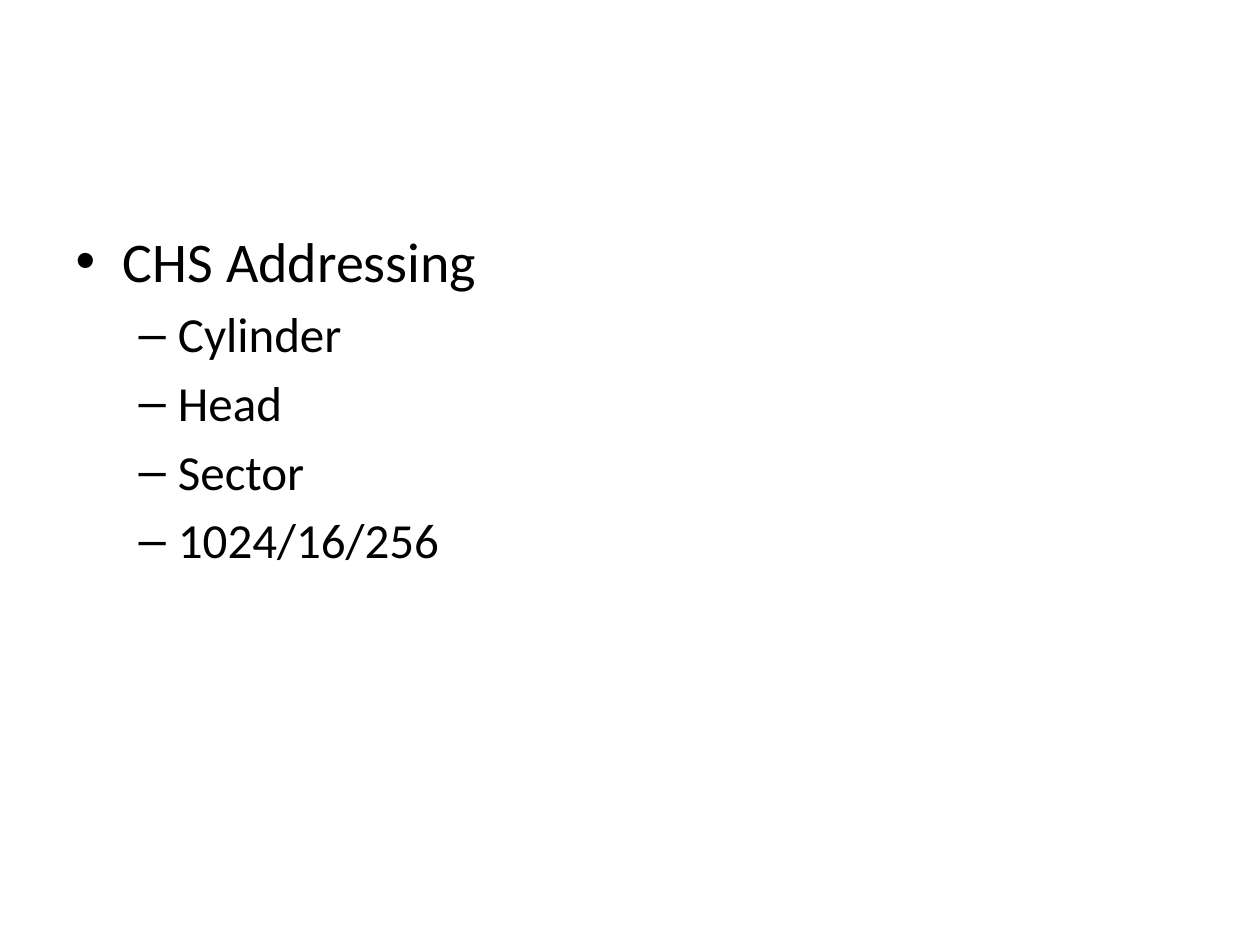
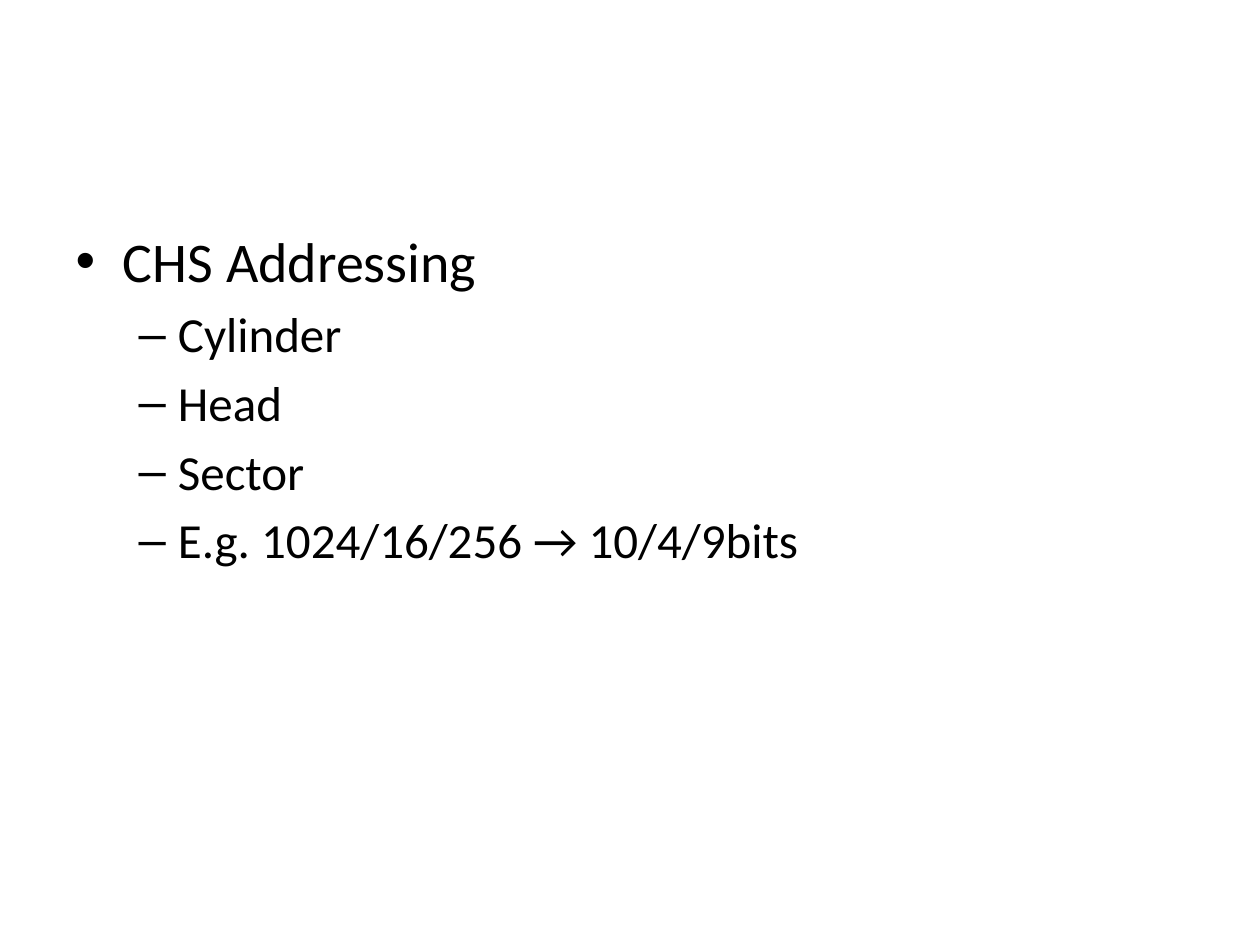
Before and after one commit to guhanjie/Knowledge-sharing, a slide deck: slide 32 of 数据存取模型.pptx. Drawn at 1260x945 pixels with LibreOffice and Linux fonts; fonts in the diff are those of the drawing. Boxes give left, top, right and bottom in pixels: in the first picture for what was removed or moved away, otherwise in the second. Text is boxed around its words. In the diff, an @@ line names an element or a change of style, - is before the commit and + after.

```diff
--- a/数据存取模型.pptx
+++ b/数据存取模型.pptx
@@ text at <box>178,524,798,567</box>: text changed @@
-  – 1024/16/256
+  – E.g. 1024/16/256 → 10/4/9bits
```
Also in this commit, not shown: 4 other slides changed, 4 slides added.
